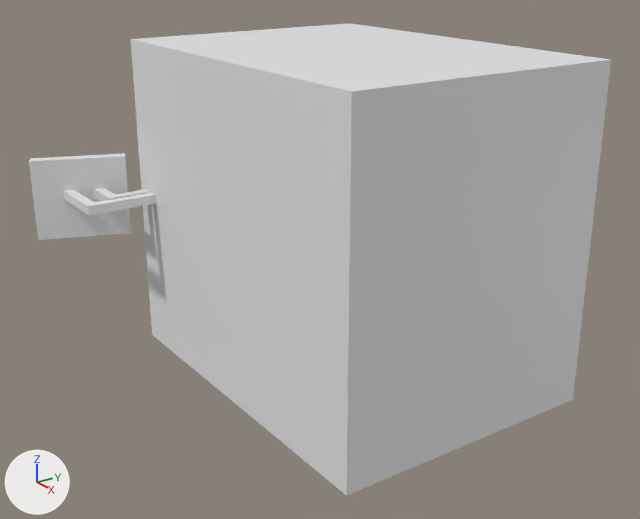
What one commit did to the Blender file models/replicator/replicator.blend.
Both versions are drawn from a camera (50 mm lens) standing at (4.113, -2.78, 2.644) and looking at (0.002, 0.081, 0.775). Lighting does not change. The marker at lower left points along +X, +Y and +Z.

The older version as bpy lines, for what is in view:
```python
me_cube = bpy.data.meshes.new('Cube')
me_cube.from_pydata(...)  # 52 vertices, 50 faces; spans x -1.13..1.13, y -0.55..1.13, z 0.0..2.0
me_cube.materials.append(mat_material)  # white #e7e7e7
me_cube_003 = bpy.data.meshes.new('Cube.003')
me_cube_003.from_pydata(...)  # 8 vertices, 6 faces; spans x -1.476..-1.185, y -1.17..-0.59, z 0.746..1.268
me_cube_003.materials.append(mat_material)  # white #e7e7e7
me_cube_005 = bpy.data.meshes.new('Cube.005')
me_cube_005.from_pydata(...)  # 16 vertices, 14 faces; spans x -1.392..-0.912, y -0.993..-0.535, z 1.009..1.066
me_cube_005.materials.append(mat_material)  # white #e7e7e7
ob_controlpanel = bpy.data.objects.new('ControlPanel', me_cube_003)
ob_controlpanel.location = (0.0, 0.0, 0.0)
ob_cube_004 = bpy.data.objects.new('Cube.004', me_cube_005)
ob_cube_004.location = (0.0, 0.0, 0.0)
ob_shell = bpy.data.objects.new('Shell', me_cube)
ob_shell.location = (0.0, 0.0, 0.0)
```
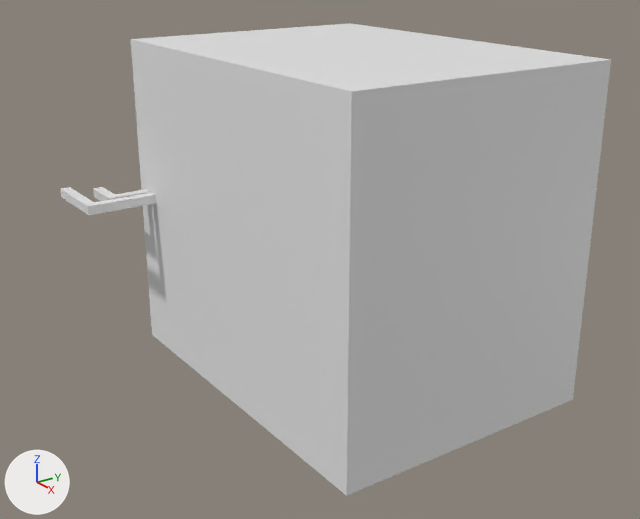
Commit message: WIP panel

Boxes [x1, y1, x2, y2] around the edits, measured in the pictures (640 x 519 px):
'ControlPanel', deleted
    before: [29, 153, 131, 240]

What changed in the scene script:
```text
Remove ob_controlpanel:
    ob_controlpanel = bpy.data.objects.new('ControlPanel', me_cube_003)
    ob_controlpanel.location = (0.0, 0.0, 0.0)
```
